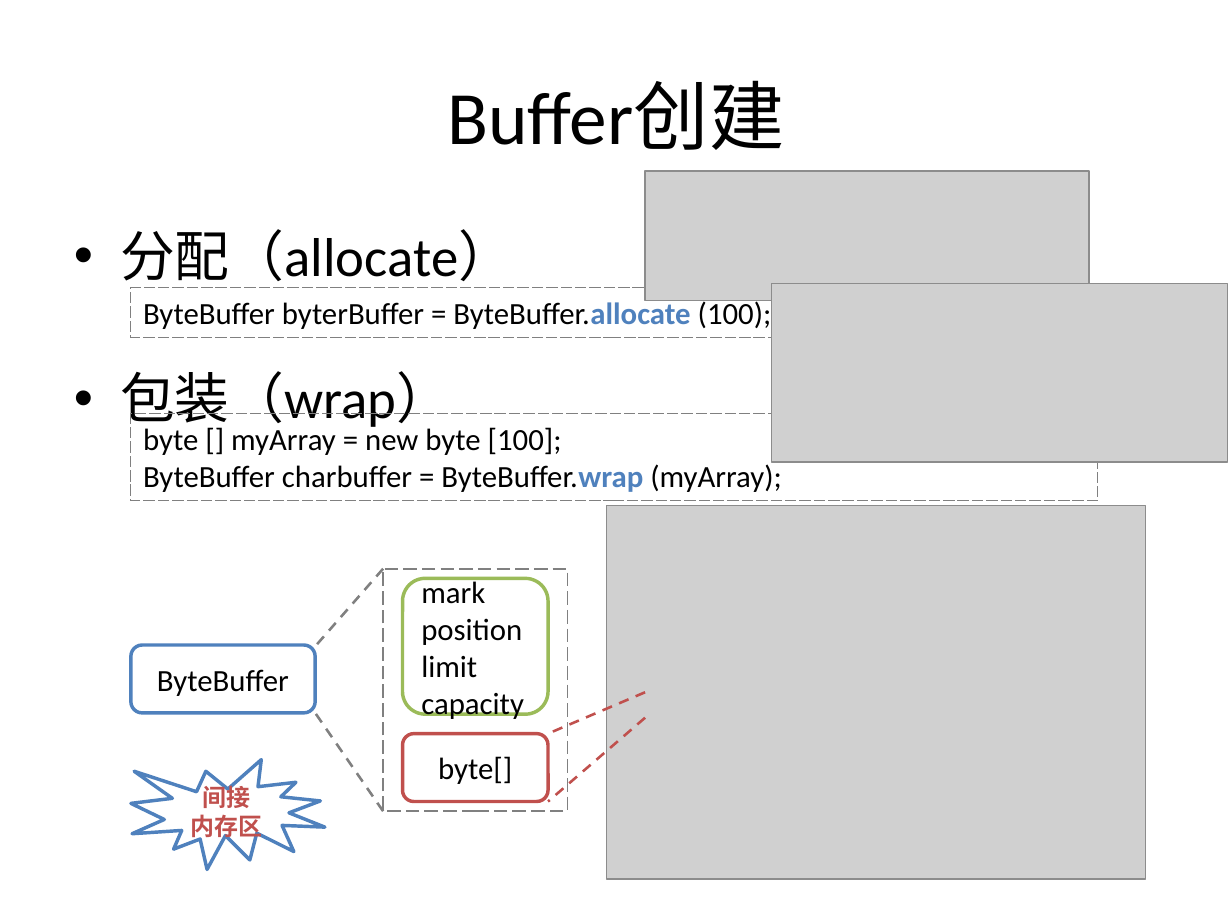
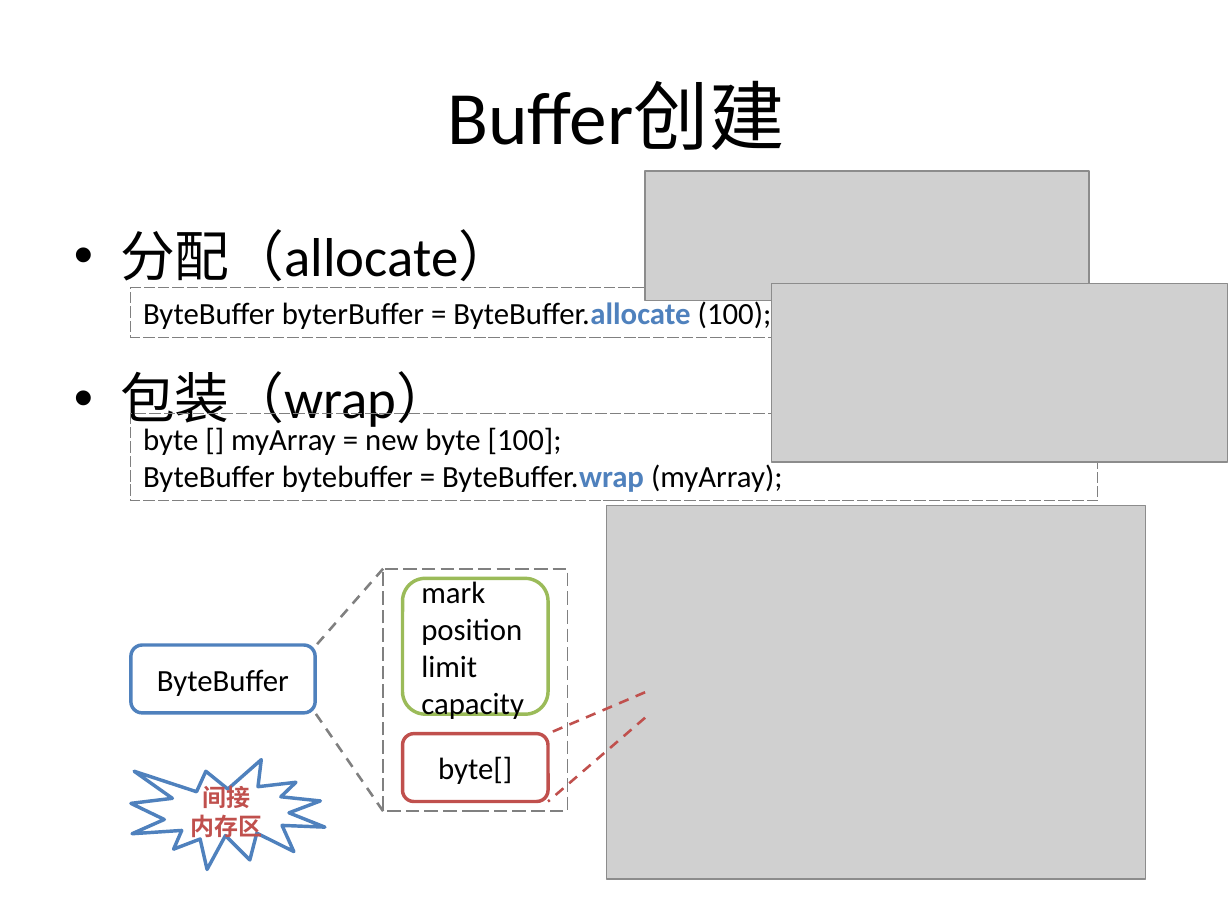
Before and after one commit to guhanjie/Knowledge-sharing, a slide deck: slide 14 of 扒一扒Java IO那些事儿.pptx (slide 16 before the commit). Drawn at 1232x924 pixels with LibreOffice and Linux fonts; fonts in the diff are those of the drawing; grey boxes stand for pictures. Boxes give left, top, right and bottom in pixels: in the first picture for what was removed or moved away, otherwise in the second. Text is boxed around its words. In the diff, an @@ line names an element or a change of style, - is before the commit and + after.

```diff
--- a/扒一扒Java IO那些事儿.pptx
+++ b/扒一扒Java IO那些事儿.pptx
@@ text in rectangle at box(143, 461, 783, 492): text changed @@
-ByteBuffer charbuffer = ByteBuffer.wrap (myArray);
+ByteBuffer bytebuffer = ByteBuffer.wrap (myArray);
```
Also in this commit, not shown: 7 other slides changed, 3 slides removed.
